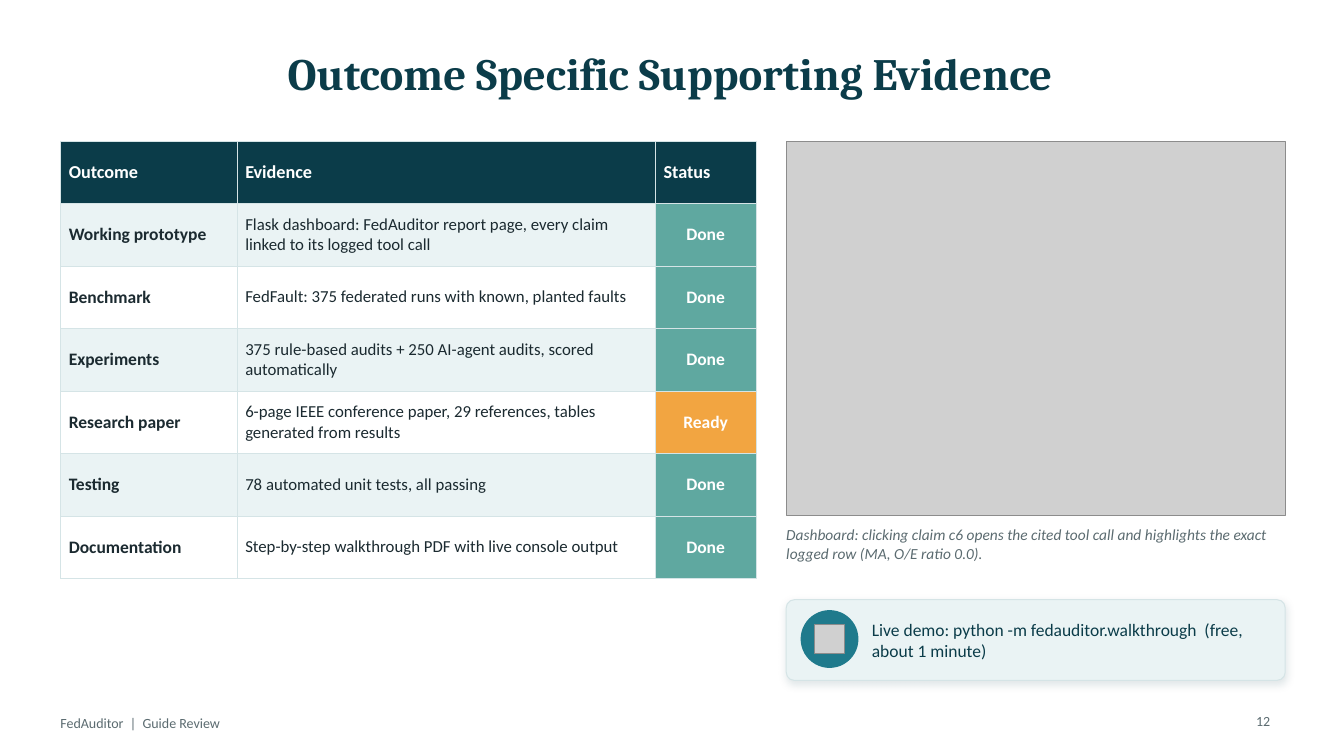
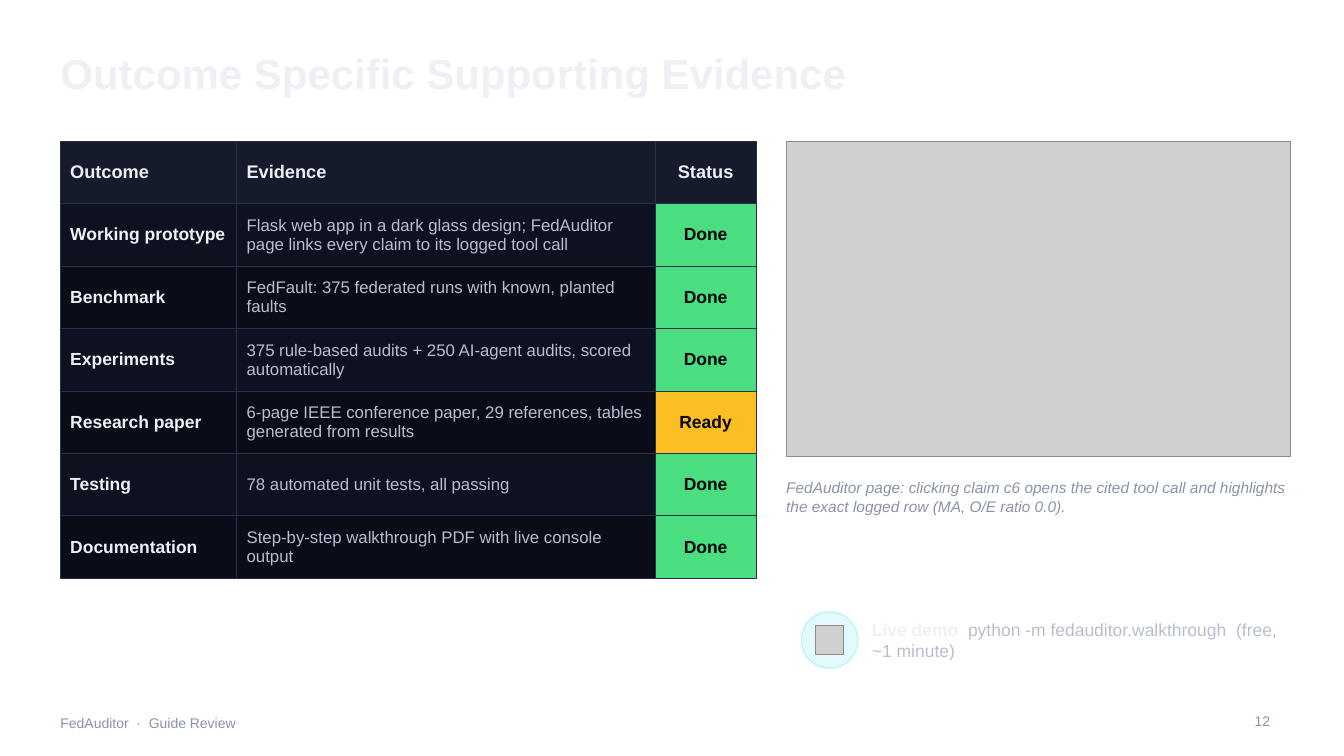
Before and after one commit to sanjayimmanuel24/Fedauditor, a slide deck: slide 12 of docs/presentation/FedAuditor_Guide_Review.pptx. Drawn at 1344x756 pixels with LibreOffice and Linux fonts; fonts in the diff are those of the drawing; grey boxes stand for pictures; background and template pictures are left out. Boxes give left, top, right and bottom in pixels: in the first picture for what was removed or moved away, otherwise in the second. Text is boxed around its words. In the diff, an @@ line names an element or a change of style, - is before the commit and + after.

```diff
--- a/docs/presentation/FedAuditor_Guide_Review.pptx
+++ b/docs/presentation/FedAuditor_Guide_Review.pptx
@@ title "Outcome Specific Supporting Evidence" at (60, 32, 1210, 113): size 32 to 30 pt, font Cambria to Arial, text colour #0B3C49 to #EEF0F6; alignment centre to left @@
@@ table at (60, 141, 756, 570) @@
-row 2, column 2: Flask dashboard: FedAuditor report page, every claim linked to its logged tool call
+row 2, column 2: Flask web app in a dark glass design; FedAuditor page links every claim to its logged tool call
@@ fill #0B3C49 to #161B2C in row 1 @@
@@ fill #EAF3F4 to #0E1220 in 6 cells @@
@@ fill #5FA8A0 to #4ADE80 in 5 cells @@
@@ fill #FFFFFF to #0A0D18 in 6 cells @@
@@ fill #F2A541 to #FBBF24 in row 5, column 3 @@
@@ font Calibri to Arial in "Outcome", "Evidence", "Status", "Working prototype" and 16 more places @@
@@ text colour #FFFFFF to #EEF0F6 in "Outcome", "Evidence", "Status" @@
@@ text colour #1B2A30 to #EEF0F6 in "Working prototype", "Benchmark", "Experiments", "Research paper" and 2 more places @@
@@ text colour #FFFFFF to #04050C in "Done", "Done", "Done", "Ready" and 2 more places @@
@@ text colour #1B2A30 to #B9BECF in "FedFault: 375 federated runs with known, planted ...", "375 rule-based audits + 250 AI-agent audits, ...", "6-page IEEE conference paper, 29 references, tables ...", "78 automated unit tests, all passing" and 1 more places @@
@@ alignment left to centre @@
@@ borders changed @@
@@ rounded rectangle added at (778, 133, 1299, 465), fill #FFFFFF at 6% opacity, outline #FFFFFF 0.75 pt @@
@@ picture: place and size @@
-picture at (786, 141, 1286, 515)
+picture at (786, 141, 1291, 456)
@@ text at (786, 482, 1285, 515): text changed; font Calibri to Arial; text colour #5B6B70 to #8A93AB @@
-Dashboard: clicking claim c6 opens the cited tool call and highlights the exact logged row (MA, O/E ratio 0.0).
+FedAuditor page: clicking claim c6 opens the cited tool call and highlights the exact logged row (MA, O/E ratio 0.0).
@@ rounded rectangle: place and size @@
-rounded rectangle at (786, 600, 1286, 681)
+rounded rectangle at (786, 600, 1291, 681)
@@ rounded rectangle at (786, 600, 1291, 681): fill #EAF3F4 to #FFFFFF at 10% opacity; outline #D5E4E6 0.75 pt to #FFFFFF 0.75 pt; shadow off; proportions changed @@
@@ ellipse at (802, 612, 858, 668): fill #1F7A8C to #67E8F9 at 18% opacity; outline #1F7A8C 1 pt to #67E8F9 0.75 pt @@
@@ text at (872, 623, 1277, 660): text changed; font Calibri to Arial; text colour #0B3C49 to #B9BECF @@
-Live demo: python -m fedauditor.walkthrough (free, about 1 minute)
+Live demo python -m fedauditor.walkthrough (free, ~1 minute)
@@ text at (60, 718, 236, 728): text changed; font Calibri to Arial; text colour #5B6B70 to #8A93AB @@
-FedAuditor | Guide Review
+FedAuditor · Guide Review
@@ page number at (1255, 716, 1271, 726): font Calibri to Arial, text colour #5B6B70 to #8A93AB @@
```
Also in this commit, not shown: 11 other slides changed, 24 other files.
